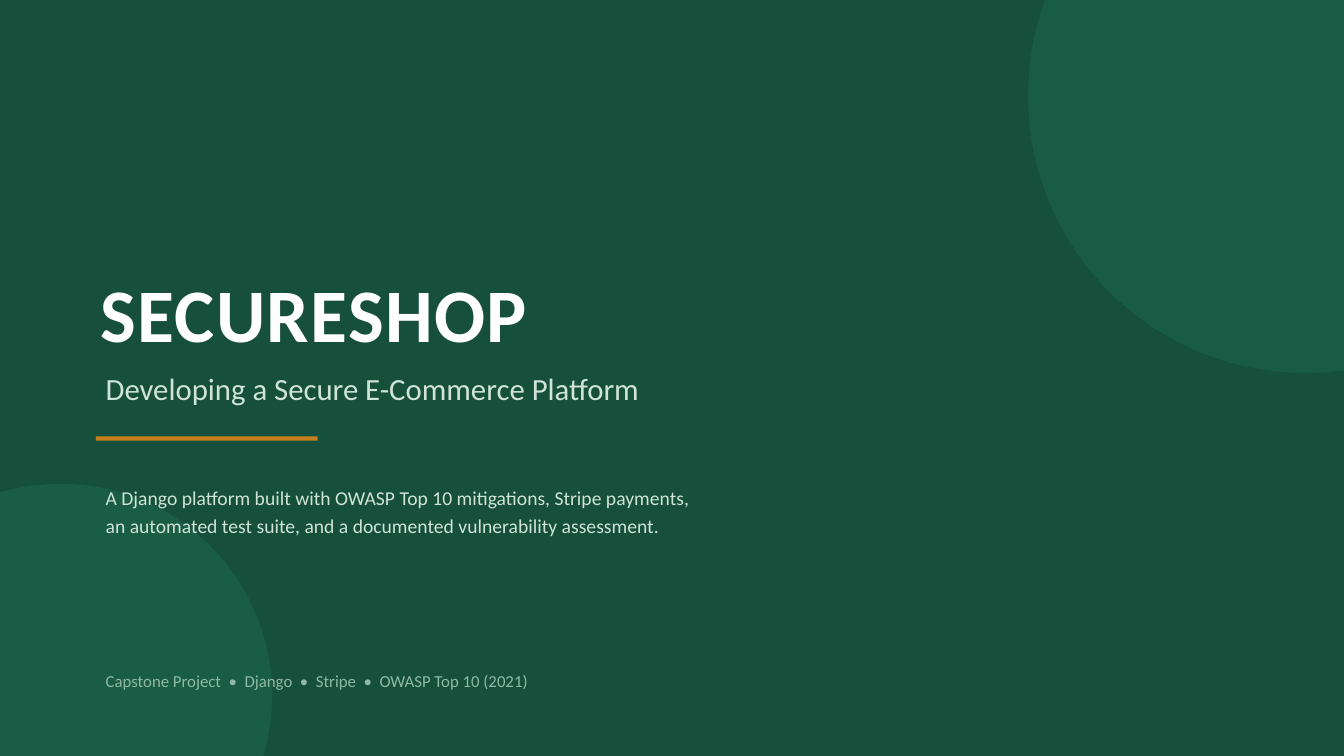
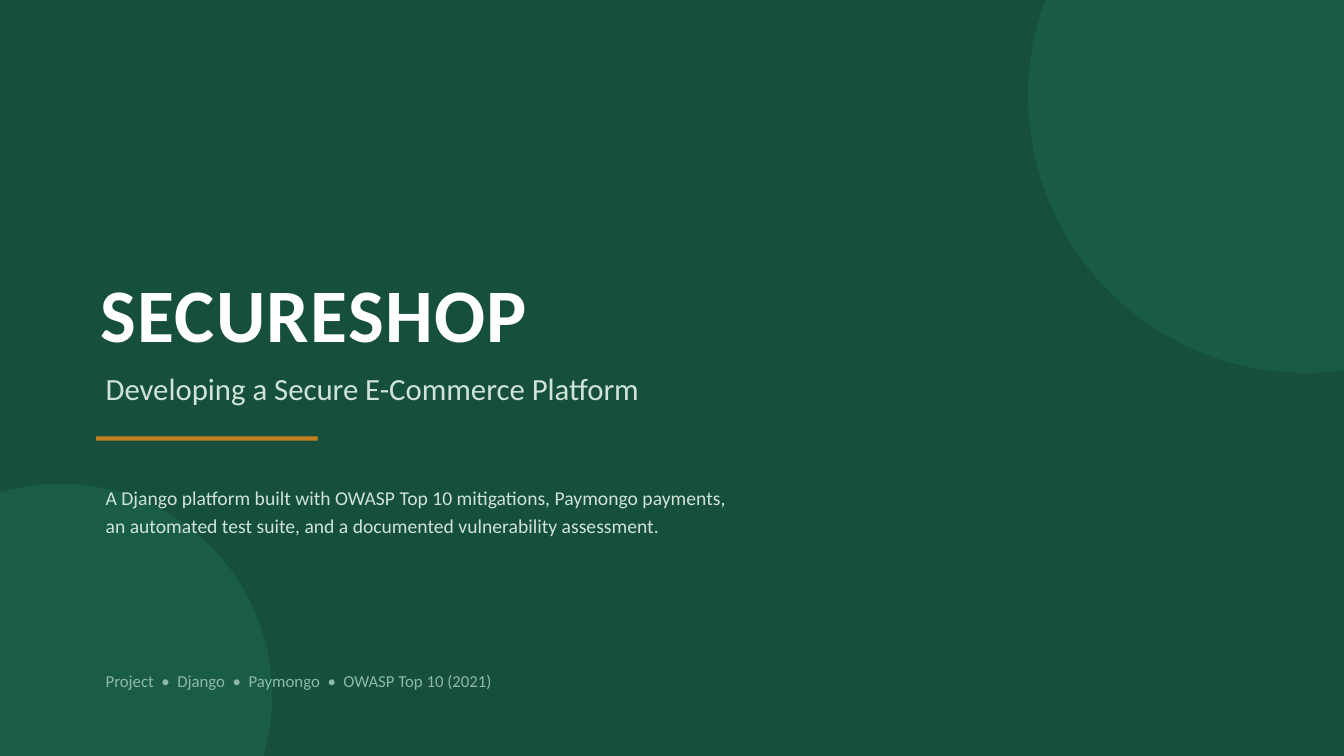
Before and after one commit to geralynabad/secureshop-ecommerce, a slide deck: slide 1 of SecureShop_Presentation.pptx. Drawn at 1344x756 pixels with LibreOffice and Linux fonts; fonts in the diff are those of the drawing. Boxes give left, top, right and bottom in pixels: in the first picture for what was removed or moved away, otherwise in the second. Text is boxed around its words. In the diff, an @@ line names an element or a change of style, - is before the commit and + after.

```diff
--- a/SecureShop_Presentation.pptx
+++ b/SecureShop_Presentation.pptx
@@ text at box(106, 491, 725, 509): text changed @@
-A Django platform built with OWASP Top 10 mitigations, Stripe payments,
+A Django platform built with OWASP Top 10 mitigations, Paymongo payments,
@@ text at box(106, 675, 491, 690): text changed @@
-Capstone Project • Django • Stripe • OWASP Top 10 (2021)
+Project • Django • Paymongo • OWASP Top 10 (2021)
```
Also in this commit, not shown: 6 other slides changed, 1 other file.
